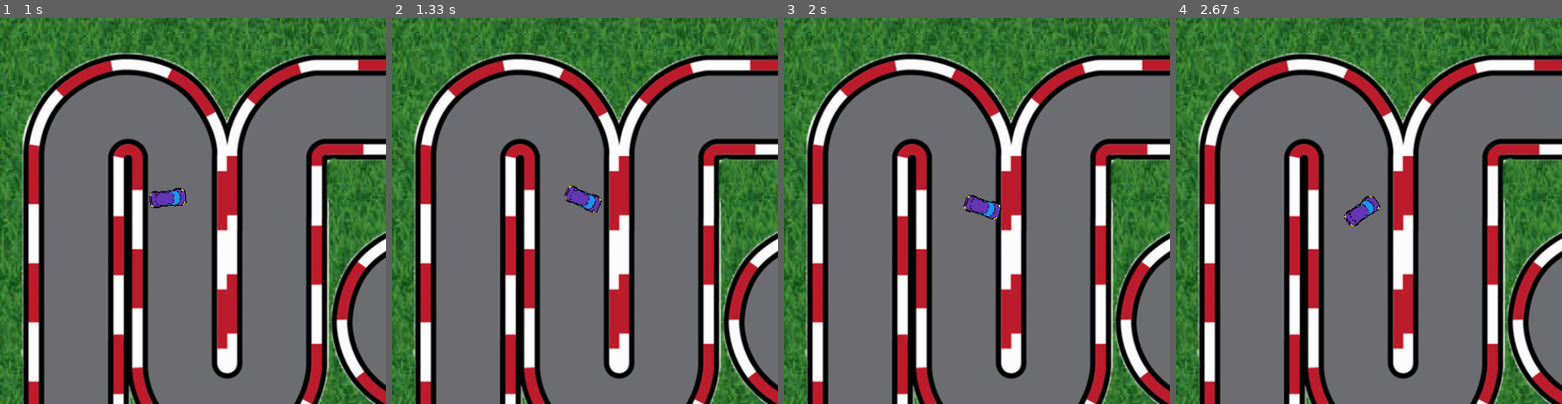
Above: before the commit, frames 1-4 (left to right).
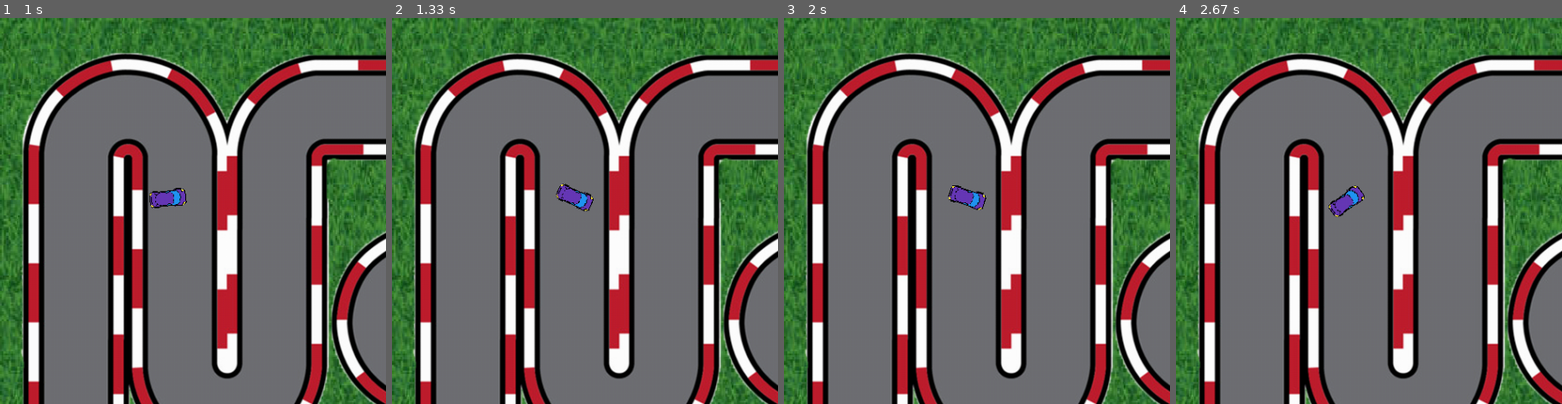
Above: after the commit, the same moments.

Repository: AmirmasoudCS/Pygame-Course
Game: pygame game, started from project_04/main.py
Same seed, same stepped clock (60 frames per second), same inputs: the game is played once before the commit and once after it.
Inputs:
- Up to frame 1 (1 s): hold D 0.33-0.8 s; hold W from 0.83 s (still down)
- Up to frame 2 (1.33 s): release W at 1.13 s; hold D from 1.17 s (still down)
- Up to frame 3 (2 s): release D at 1.63 s; hold A from 1.67 s (still down)
- Up to frame 4 (2.67 s): release A at 2.2 s; hold S 2.23-2.53 s; hold A from 2.57 s (still down)
The pictures show only the part of the screen within x 0-50%, y 0-50%; the shares and areas given below are measured in that part.

Frame 1 is identical in both runs. In frame 2, 0.4% of the frame differs, in the area x 42-55%, y 42-51%; in frame 3, 0.6%; in frame 4, 0.8%, in the area x 39-53%, y 43-55%.

Commit message:
Implementing a bounce logic and handling it inside our main game loop

Diff:
--- a/project_04/main.py
+++ b/project_04/main.py
@@ -79,6 +79,9 @@
         poi = mask.overlap(car_mask, offset)
         return poi
 
+    def bounce(self):
+        self.vel = -self.vel
+        self.move()
 
     def draw(self, window):
         blit_rotate_center(window, self.img, (self.x, self.y), self.angle)
@@ -140,6 +143,8 @@
 
         move_player(player_car)
 
+        if player_car.collide(BORDER_MASK) != None:
+            player_car.bounce()
 
         draw(WIN, images, player_car)
 
